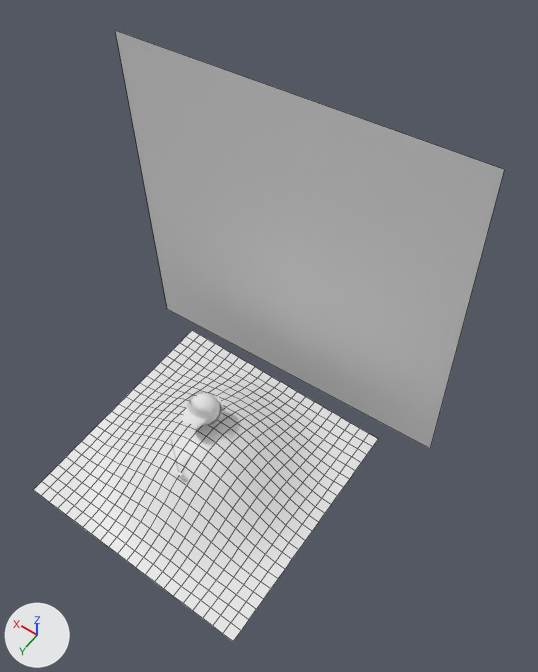
Renders of the Blender file 101/Golf_scene_1.blend from each side of a commit.
Rendered twice from a 50 mm lens placed at (-16.9, 16.9, 44.1), pointed at (-0.8, -5.6, 8.7). Every picture has the same lights, and +X, +Y and +Z are marked at lower left. Mesh edges are drawn as thin lines on the coarser meshes.

Objects in the first picture: 'Ground', 'Plane.001', 'Shirt.017'.
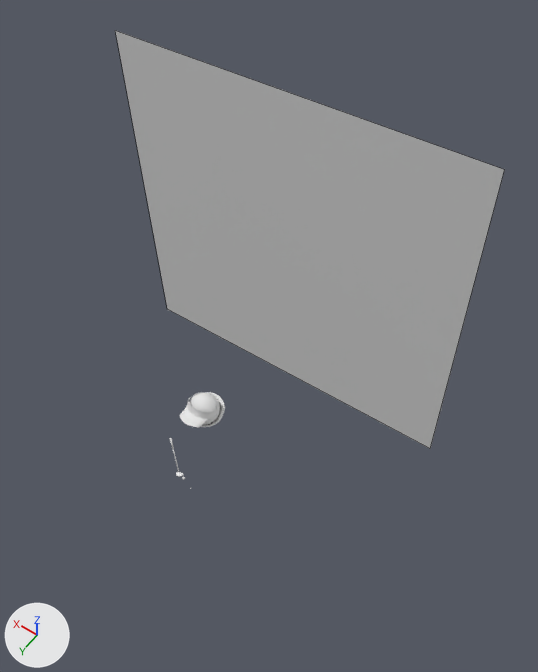
What changed in the scene script:
```text
Change ob_ground:
    add ob_ground.hide_render = True
```

Pixel boxes (x1, y1, x2, y2) of what changed, in the pictures (538 x 672 px):
'Ground', hidden: before (34, 330, 378, 641)
